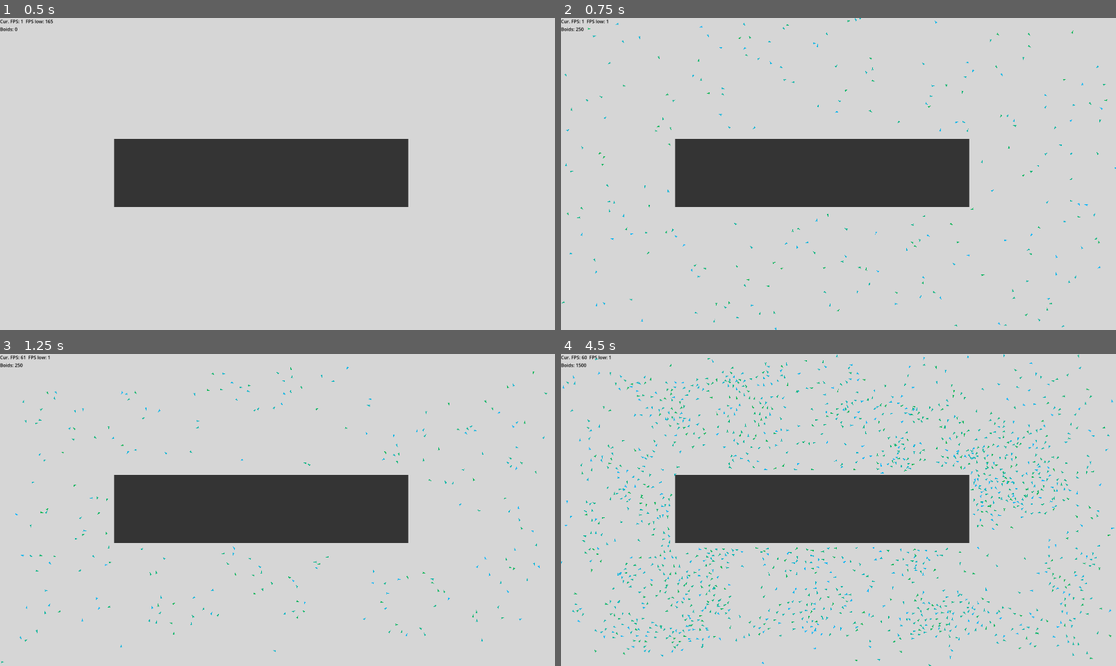
Above: before the commit, frames 1-4 (two rows, left to right).
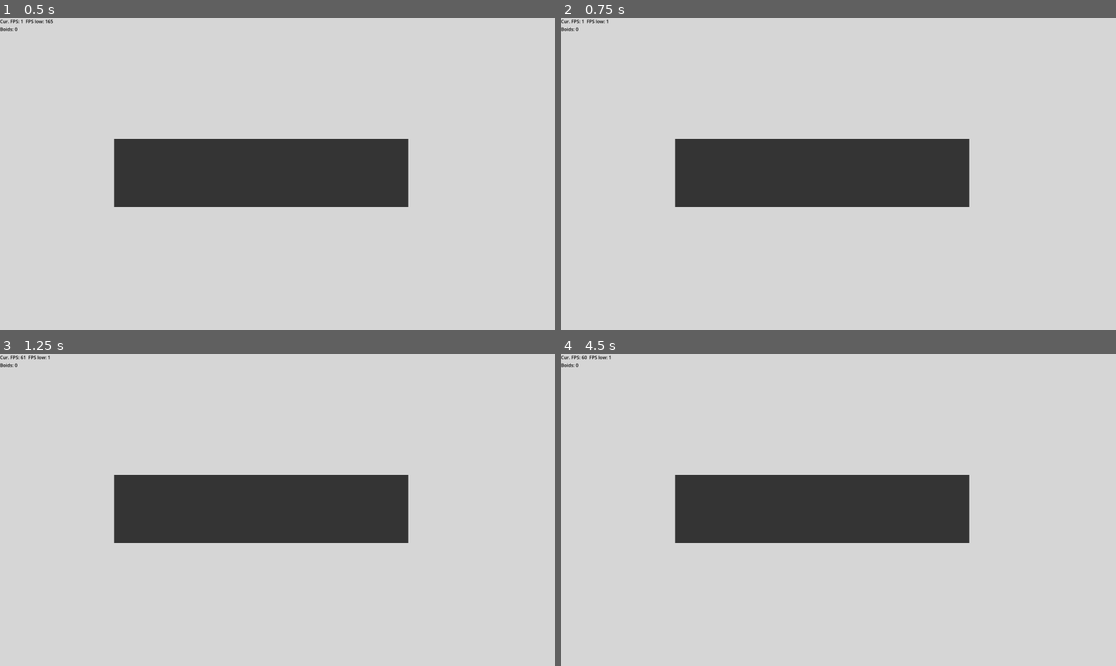
Above: after the commit, the same moments.

Repository: flamepineapple9/Boids
Game: Godot game, scene res://Scenes/Main.tscn
Same seed, same stepped clock (60 frames per second), same inputs: the game is played once before the commit and once after it.
Inputs (mouse positions are in pixels of both pictures, inside the frame that each line leads up to):
- Up to frame 1 (0.5 s): no input
- Up to frame 2 (0.75 s): tap Enter at 0.5 s; move the mouse to (960, 158) at 0.52 s; tap Space (start) at 0.6 s
- Up to frame 3 (1.25 s): no input
- Up to frame 4 (4.5 s): move the mouse to (727, 525) at 1.27 s; tap Space (start) every 0.75 s from 1.35 to 4.35 s; move the mouse to (894, 441) at 2.02 s; move the mouse to (810, 572) at 2.77 s; move the mouse to (1005, 556) at 3.52 s; move the mouse to (672, 463) at 4.27 s

Frame 1 is identical in both runs. In frame 2, 0.6% of the frame differs, in the area x 0-100%, y 0-100%; in frame 3, 0.6%; in frame 4, 3.4%.
Error after the commit: Attempt to call function 'has_point' in base 'null instance' on a null instance. (res://scripts/FlockSpawner.gd:19)

Commit message:
Better spawning mechanics
need to add the actual spawn limiter obj

Diff:
--- a/scripts/FlockSpawner.gd
+++ b/scripts/FlockSpawner.gd
@@ -4,6 +4,8 @@
 
 var boids: int = 250
 var start: bool = false
+var pos: Vector2 = Vector2.ZERO
+
 # Called when the node enters the scene tree for the first time.
 func _ready():
 	pass
@@ -13,9 +15,11 @@
 func _physics_process(delta):
 	if Input.is_action_just_pressed("start"):
 		for i in range(boids):
+			pos = Vector2(randi_range(0,get_viewport_rect().size.x), randi_range(0,get_viewport_rect().size.y))
+			while $spawnRect.has_point(pos):
+				pos = Vector2(randi_range(0,get_viewport_rect().size.x), randi_range(0,get_viewport_rect().size.y))
 			var boidInstance = boidLoad.instantiate()
-			boidInstance.position.x = randi_range(0,get_viewport_rect().size.x)
-			boidInstance.position.y = randi_range(0,get_viewport_rect().size.y)
+			boidInstance.position = pos
 			boidInstance.rotation_degrees = randf_range(-360,360)
 			get_parent().add_child(boidInstance)
 			GlobalVars.curBoids += 1
@@ -23,11 +27,9 @@
 
 #Deletes boids if they spawn in the obstacle, then spawns another to replace it
 func _on_square_area_entered(area):
-	GlobalVars.curBoids -= 1
 	var boidInstance = boidLoad.instantiate()
 	boidInstance.position.x = randi_range(0,get_viewport_rect().size.x)
 	boidInstance.position.y = randi_range(0,get_viewport_rect().size.y)
 	boidInstance.rotation_degrees = randf_range(-360,360)
 	get_parent().add_child(boidInstance)
-	GlobalVars.curBoids += 1
 	area.queue_free()
